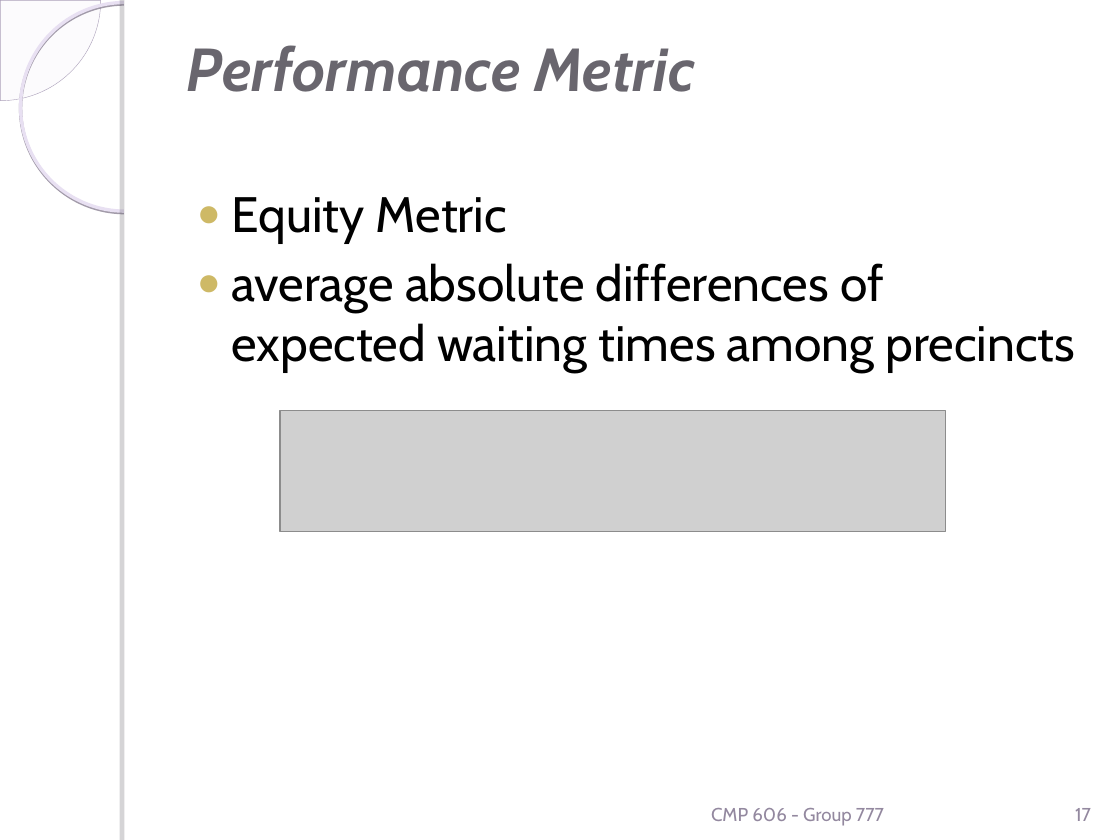
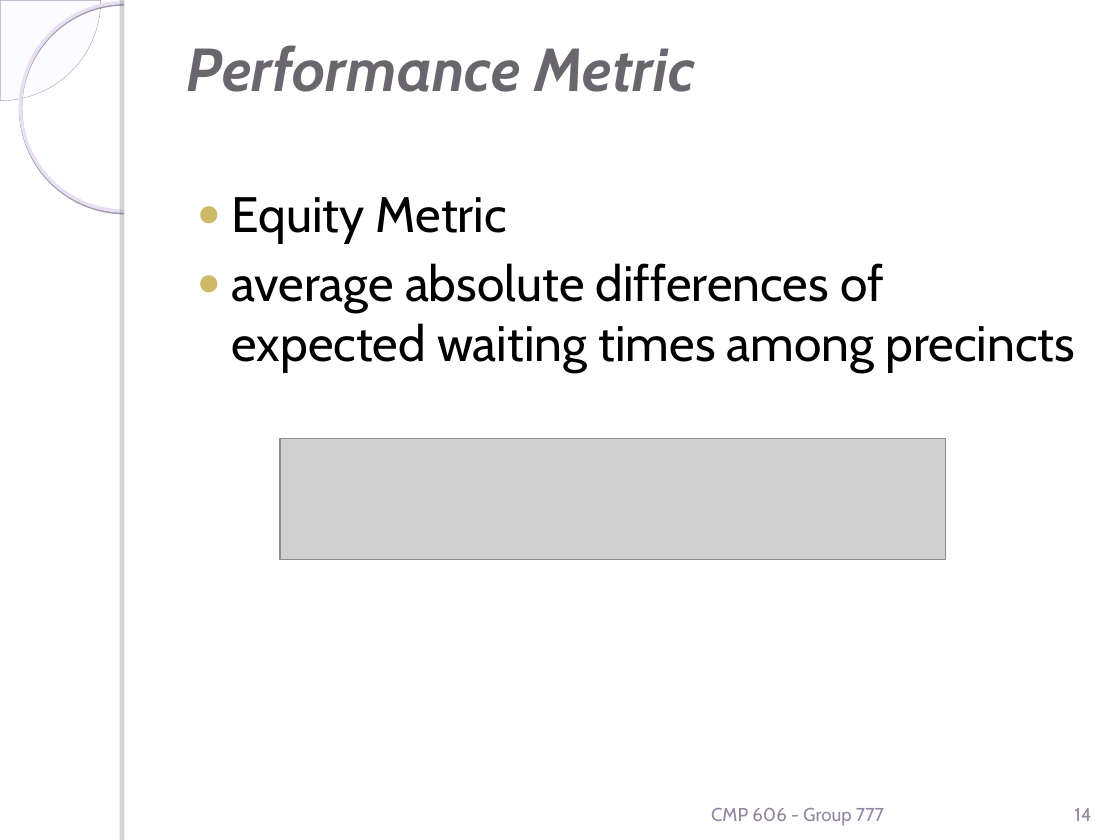
Before and after one commit to heshamnaiem/election-voting-system-modeling-and-simulation, a slide deck: slide 14 of CMP606-Group777-Poster.ppt (slide 17 before the commit). Drawn at 1120x840 pixels with LibreOffice and Linux fonts; fonts in the diff are those of the drawing; grey boxes stand for pictures; background and template pictures are left out. Boxes give left, top, right and bottom in pixels: in the first picture for what was removed or moved away, otherwise in the second. Text is boxed around its words. In the diff, an @@ line names an element or a change of style, - is before the commit and + after.

```diff
--- a/CMP606-Group777-Poster.ppt
+++ b/CMP606-Group777-Poster.ppt
@@ picture: place and size @@
-picture at (280,411,945,532)
+picture at (280,439,945,560)
@@ page number at (1074,808,1091,821): text changed @@
-17
+14
```
Also in this commit, not shown: 5 other slides changed, 1 slide added, 2 slides removed.
